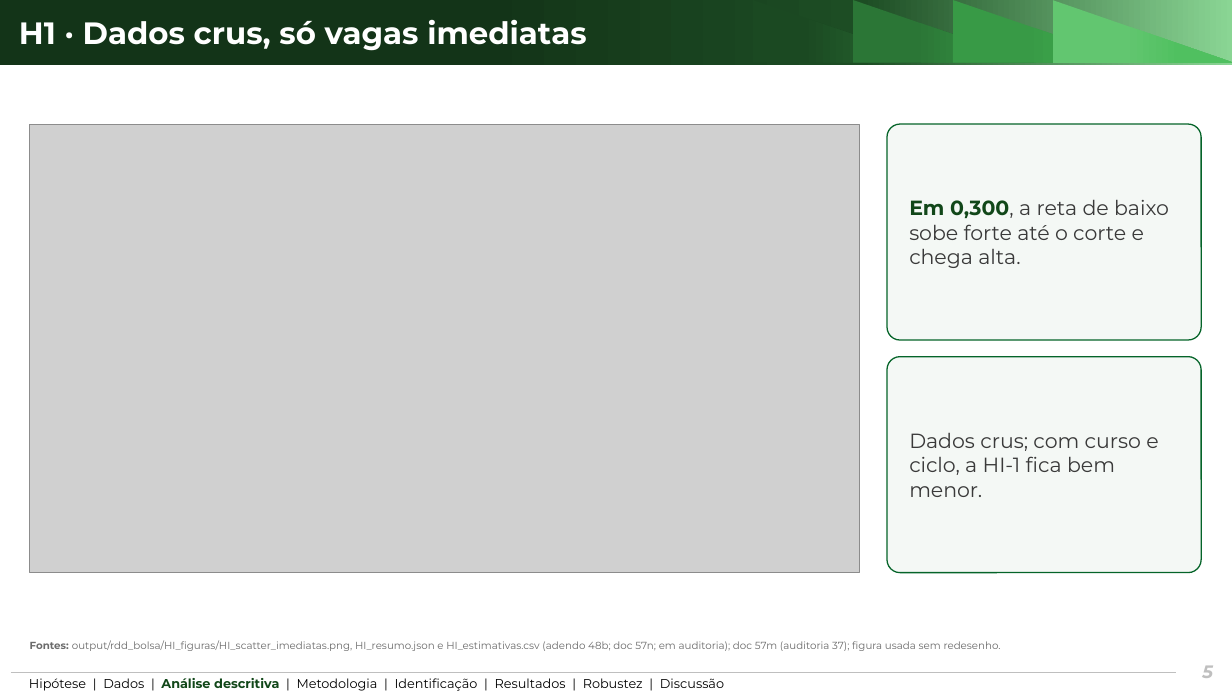
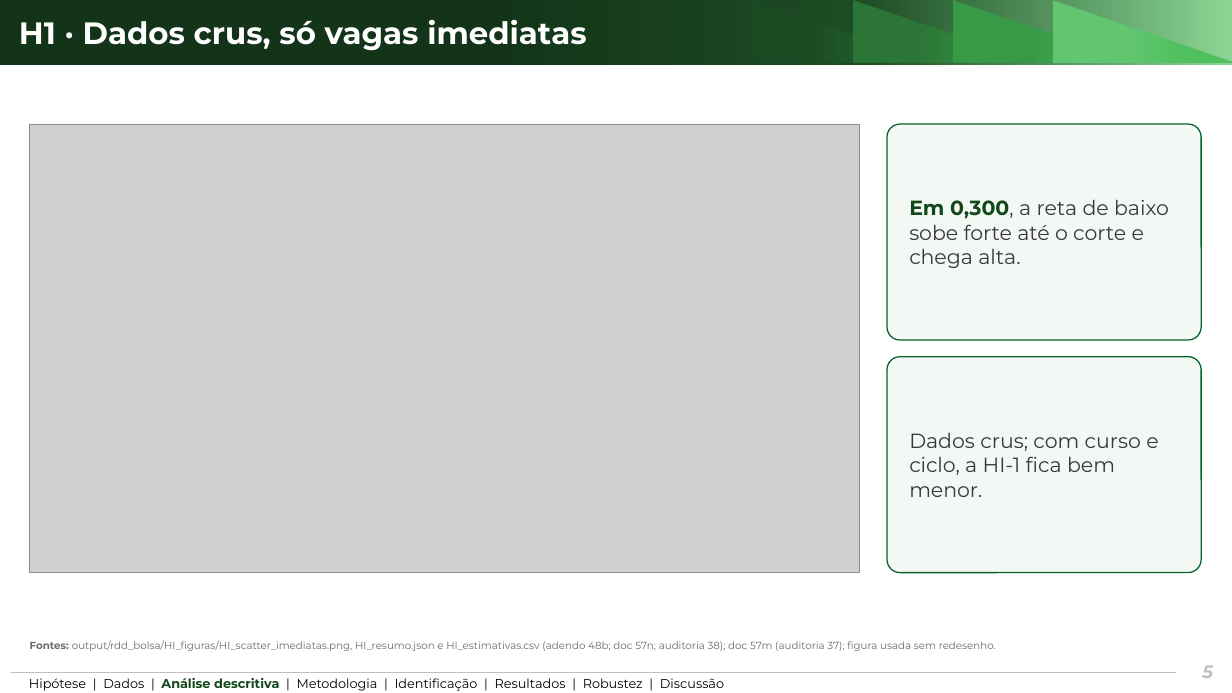
Before and after one commit to ka1victor/impact-eval-health-econ-pmme, a slide deck: slide 5 of output/apresentacao_banca2/deck_banca2_curto.pptx. Drawn at 1232x693 pixels with LibreOffice and Linux fonts; fonts in the diff are those of the drawing; grey boxes stand for pictures; background and template pictures are left out. Boxes give left, top, right and bottom in pixels: in the first picture for what was removed or moved away, otherwise in the second. Text is boxed around its words. In the diff, an @@ line names an element or a change of style, - is before the commit and + after.

```diff
--- a/output/apresentacao_banca2/deck_banca2_curto.pptx
+++ b/output/apresentacao_banca2/deck_banca2_curto.pptx
@@ text at (30,640,996,651): text changed @@
-Fontes: output/rdd_bolsa/HI_figuras/HI_scatter_imediatas.png, HI_resumo.json e HI_estimativas.csv (adendo 48b; doc 57n; em auditoria); doc 57m (auditoria 37); figura usada sem redesenho.
+Fontes: output/rdd_bolsa/HI_figuras/HI_scatter_imediatas.png, HI_resumo.json e HI_estimativas.csv (adendo 48b; doc 57n; auditoria 38); doc 57m (auditoria 37); figura usada sem redesenho.
```
Also in this commit, not shown: 6 other slides changed, 27 other files.
